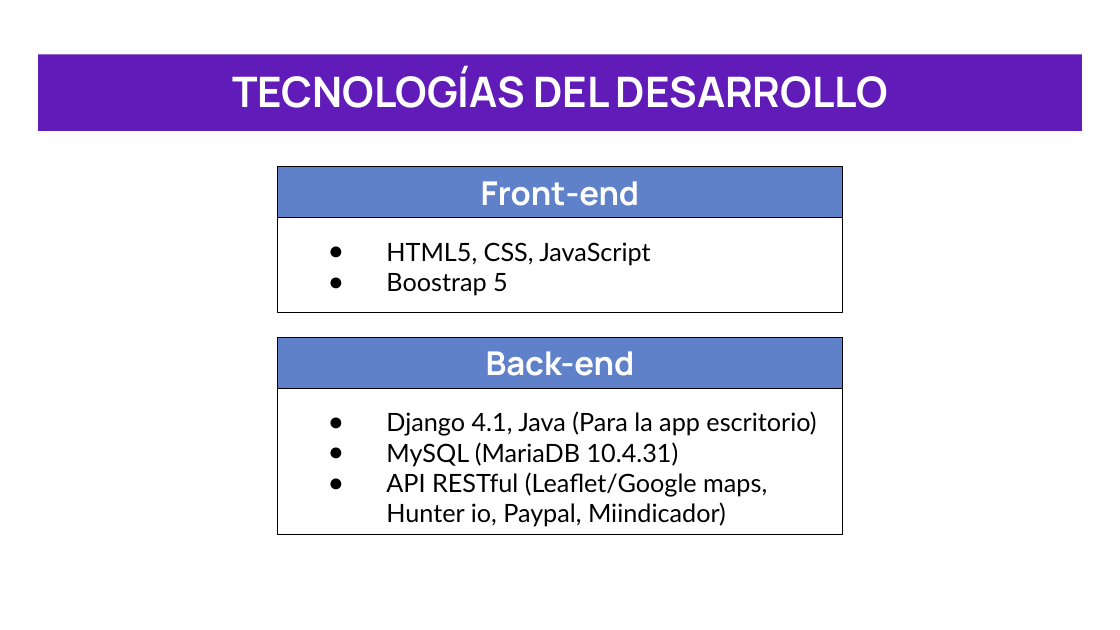
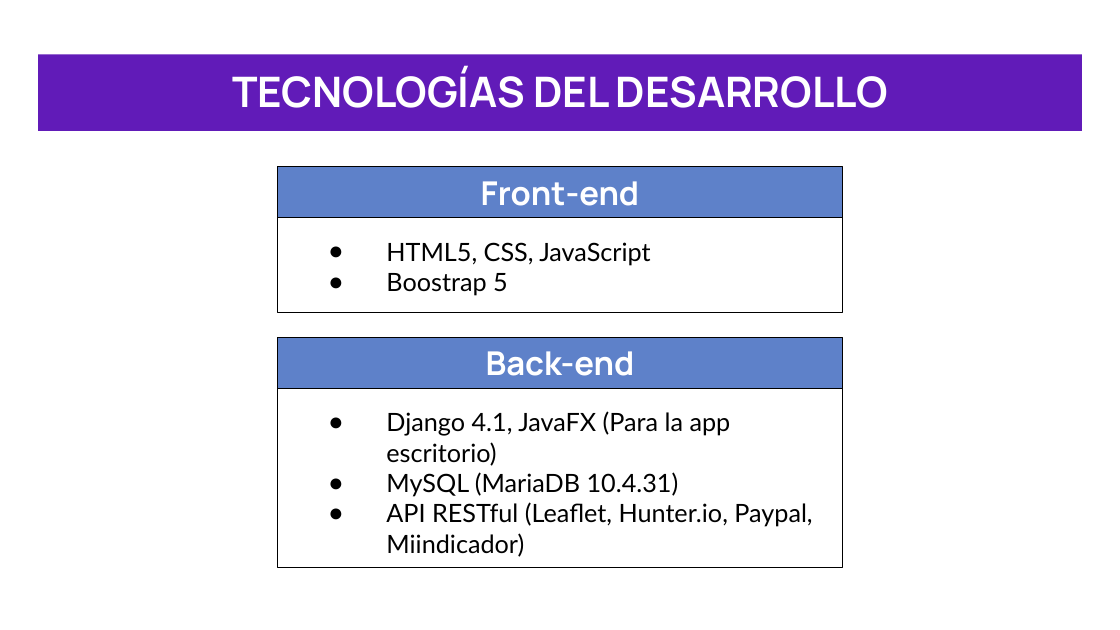
Before and after one commit to Exeeq/GRUPO1_CAPSTONE_007D, a slide deck: slide 10 of FASE 2/PRESENTACIÓN CAPSTONE F2 “Proyecto FixSpot”.pptx. Drawn at 1120x630 pixels with LibreOffice and Linux fonts; fonts in the diff are those of the drawing. Boxes give left, top, right and bottom in pixels: in the first picture for what was removed or moved away, otherwise in the second. Text is boxed around its words. In the diff, an @@ line names an element or a change of style, - is before the commit and + after.

```diff
--- a/FASE 2/PRESENTACIÓN CAPSTONE F2 “Proyecto FixSpot”.pptx
+++ b/FASE 2/PRESENTACIÓN CAPSTONE F2 “Proyecto FixSpot”.pptx
@@ rectangle "Django 4.1, JavaFX (Para la ...": place and size @@
-rectangle "Django 4.1, JavaFX (Para la ..." at (278,389,843,535)
+rectangle "Django 4.1, JavaFX (Para la ..." at (278,389,843,568)
@@ text in rectangle at (386,411,731,466): text changed @@
-● Django 4.1, Java (Para la app escritorio)
+● Django 4.1, JavaFX (Para la app escritorio)
@@ text in rectangle at (386,502,812,557): text changed @@
-● API RESTful (Leaflet/Google maps, Hunter io, Paypal, Miindicador)
+● API RESTful (Leaflet, Hunter.io, Paypal, Miindicador)
```
Also in this commit, not shown: 2 other slides changed, 4 slides added, 5 slides removed, 24 other files.
